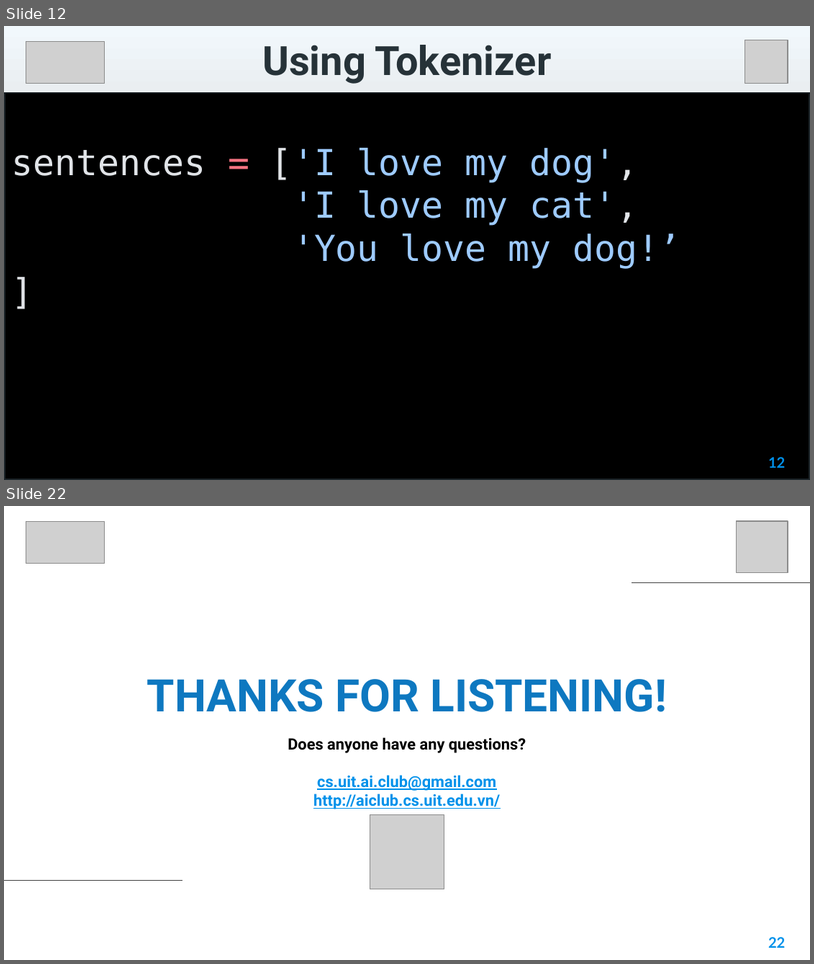
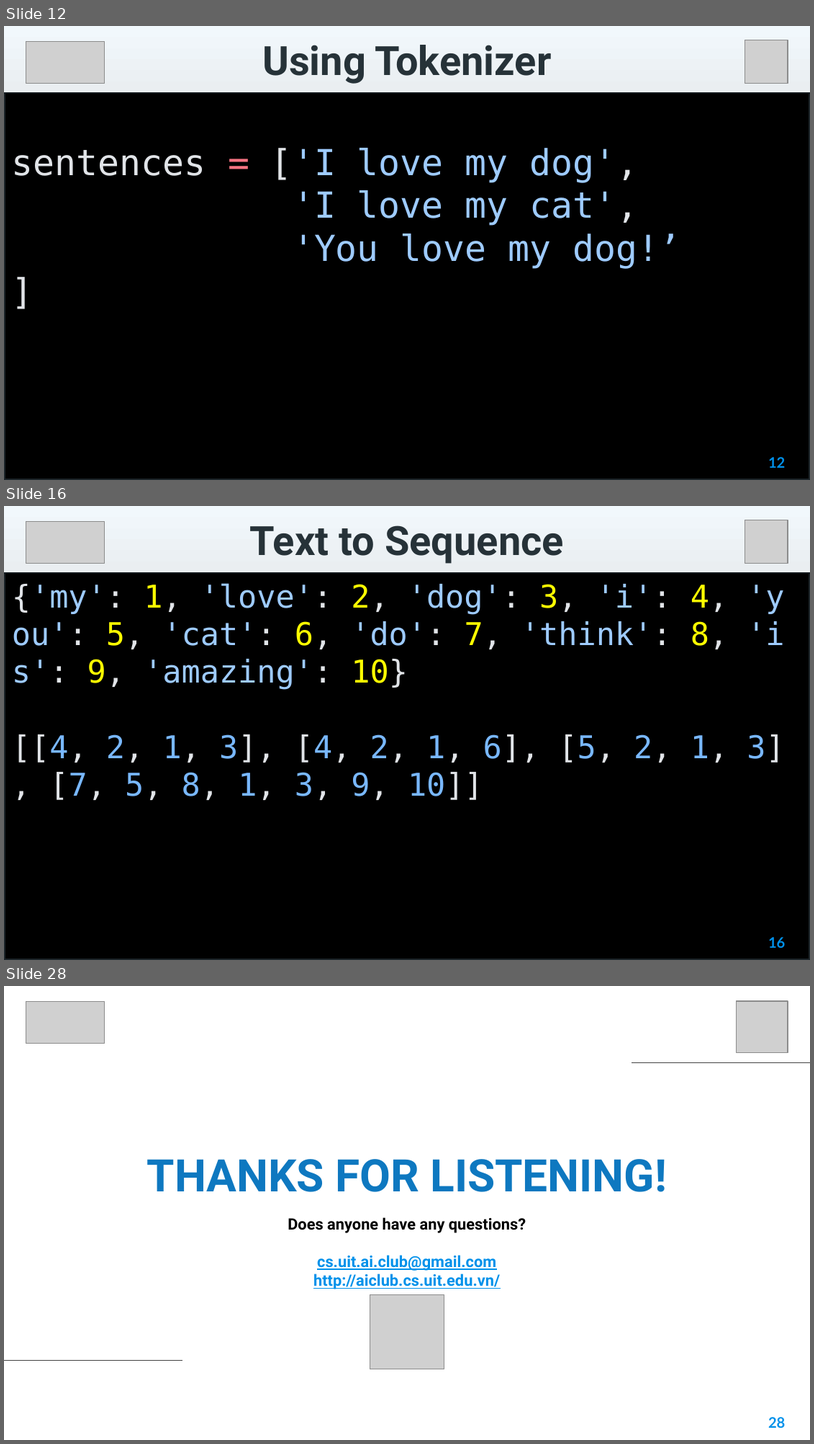
Before and after one commit to VinhDevNguyen/Tensorflow_Seminar, a slide deck: 3_NLP_In_TF/Week_1/Slide/Sentiment_In_Text.pptx. Shown one above the other, each under a label of ours: slides 12 and 22 before the commit, slides 12, 16 and 28 after it; the slides between them are not shown. The pictures are 814x964 and 814x1444 pixels, drawn with LibreOffice and Linux fonts; fonts in the diff are those of the drawing; grey boxes stand for pictures; background and template pictures are left out. Boxes give left, top, right and bottom in pixels: in the first picture for what was removed or moved away, otherwise in the second. Text is boxed around its words. In the diff, an @@ line names an element or a change of style, - is before the commit and + after.

```diff
--- a/3_NLP_In_TF/Week_1/Slide/Sentiment_In_Text.pptx
+++ b/3_NLP_In_TF/Week_1/Slide/Sentiment_In_Text.pptx
@@ slide 16 added at (4, 506, 810, 960), background picture (left out) @@
@@ rectangle added at (4, 506, 810, 572), fill gradient #EBEFF2 to #F3F8FB, 36 pt, text #263238, bold @@
+Text to Sequence
@@ picture added at (26, 521, 105, 564) @@
@@ picture added at (745, 520, 788, 564) @@
@@ rectangle added at (4, 572, 810, 959), fill #000000, outline #1C2529 2 pt, 28 pt, text #9ECBFF @@
+{'my': 1, 'love': 2, 'dog': 3, 'i': 4, 'you': 5, 'cat': 6, 'do': 7, 'think': 8, 'is': 9, 'amazing': 10}
+[[4, 2, 1, 3], [4, 2, 1, 6], [5, 2, 1, 3], [7, 5, 8, 1, 3, 9, 10]]
@@ page number added at (769, 937, 785, 947), 13 pt, text #0091EA, bold @@
+16
@@ what was slide 22 is now slide 28 @@
@@ page number at (769, 1417, 785, 1427): text changed @@
-22
+28
```
Also in this commit, not shown: 7 slides changed, 10 other slides added, 5 slides removed.
